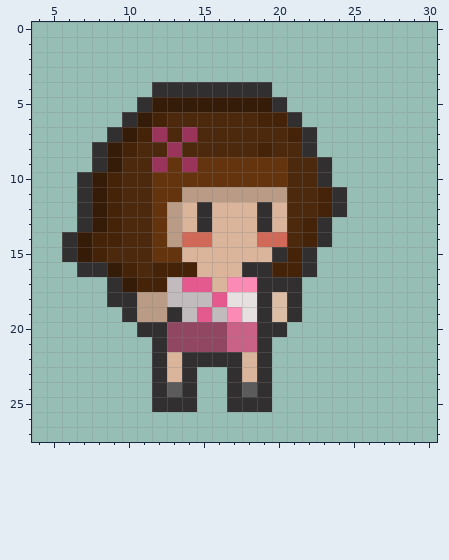
Edited in one commit: pixel-art sprite (sprites/andreina1.png). Above is the file before it was changed.
The file is 32x32 pixels. Colours within 5 levels of each other are drawn and written as one. Shown: x 4..30, y 0..27.
Now the later version:
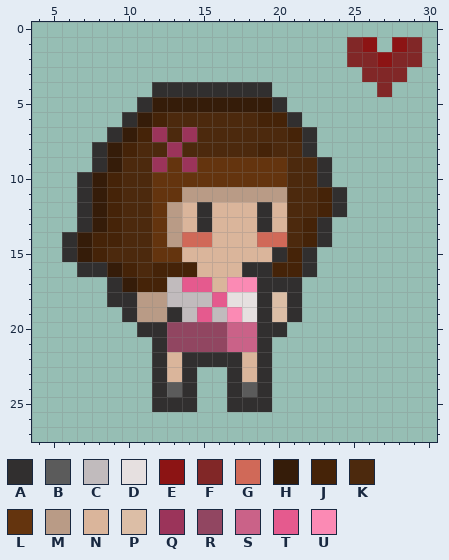
Palette (. is transparent): A #312f2f  B #5b5b5b  C #c1bbbd  D #e6e0e0  E #8c1414  F #812727  G #d06958  H #351c09  J #452308  K #4c290d  L #64340e  M #b99b86  N #dab59b  P #dcbea6  Q #9b345a  R #914661  S #ca6288  T #e55a8e  U #fb8ab4
What changed:
Changed rows in their new state; - is an unchanged pixel.
first column x 25:
 1 FE-EF
 2 FFEFF
 3 -FFF-
 4 --F--
